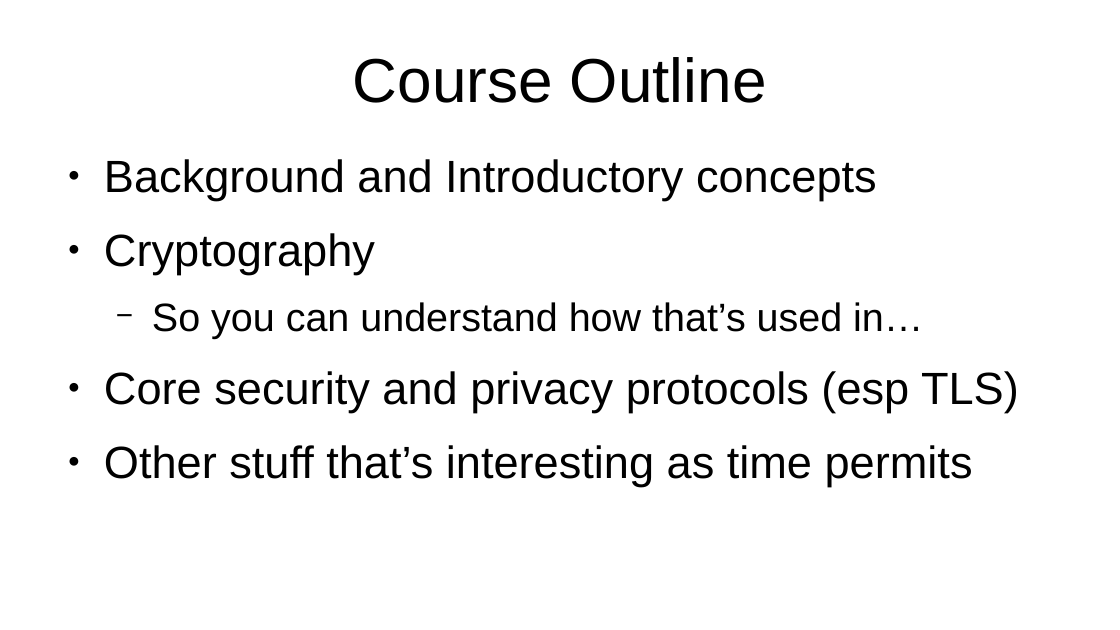
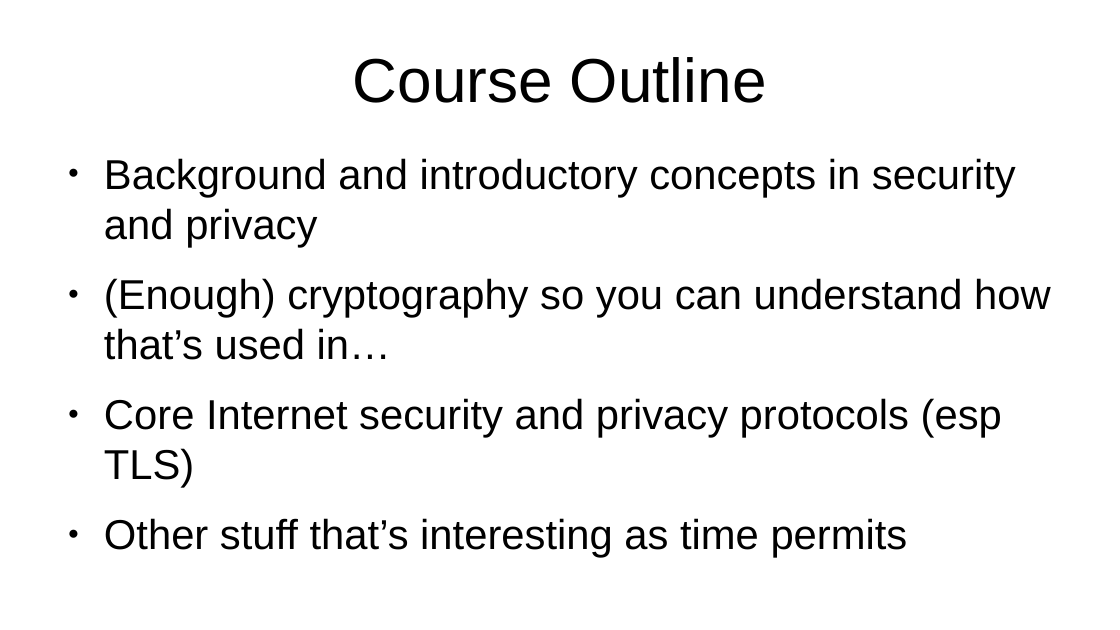
Before and after one commit to sftcd/cs7053, a slide deck: slide 7 of 2023lectures/00-quick-intro.odp (slide 6 before the commit). Drawn at 1120x630 pixels with LibreOffice and Linux fonts; fonts in the diff are those of the drawing. Boxes give left, top, right and bottom in pixels: in the first picture for what was removed or moved away, otherwise in the second. Text is boxed around its words. In the diff, an @@ line names an element or a change of style, - is before the commit and + after.

```diff
--- a/2023lectures/00-quick-intro.odp
+++ b/2023lectures/00-quick-intro.odp
@@ text at box(104, 158, 1051, 488): text changed; size 32 to 29.6 pt @@
-● Background and Introductory concepts
-● Cryptography
-  − So you can understand how that’s used in…
-● Core security and privacy protocols (esp TLS)
+● Background and introductory concepts in security and privacy
+● (Enough) cryptography so you can understand how that’s used in…
+● Core Internet security and privacy protocols (esp TLS)
@@ text at box(104, 518, 908, 558): size 32 to 29.6 pt in "Other stuff that’s interesting as time permits" @@
```
Also in this commit, not shown: 2 other slides changed, 2 slides added, 1 slide removed, 4 other files.
